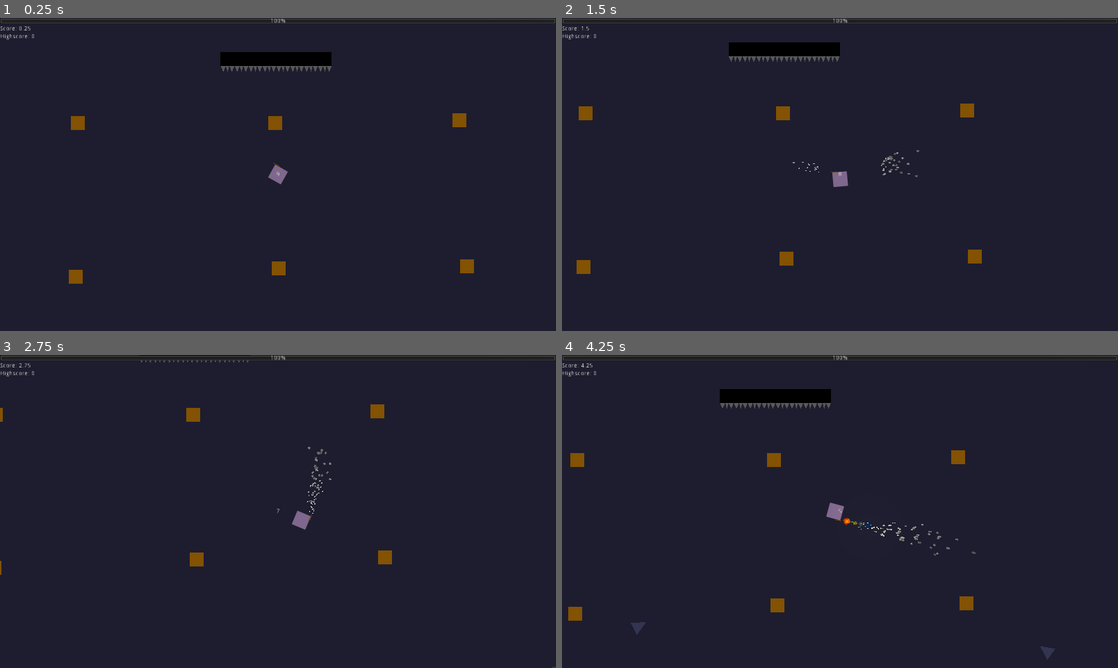
Above: before the commit, frames 1-4 (two rows, left to right).
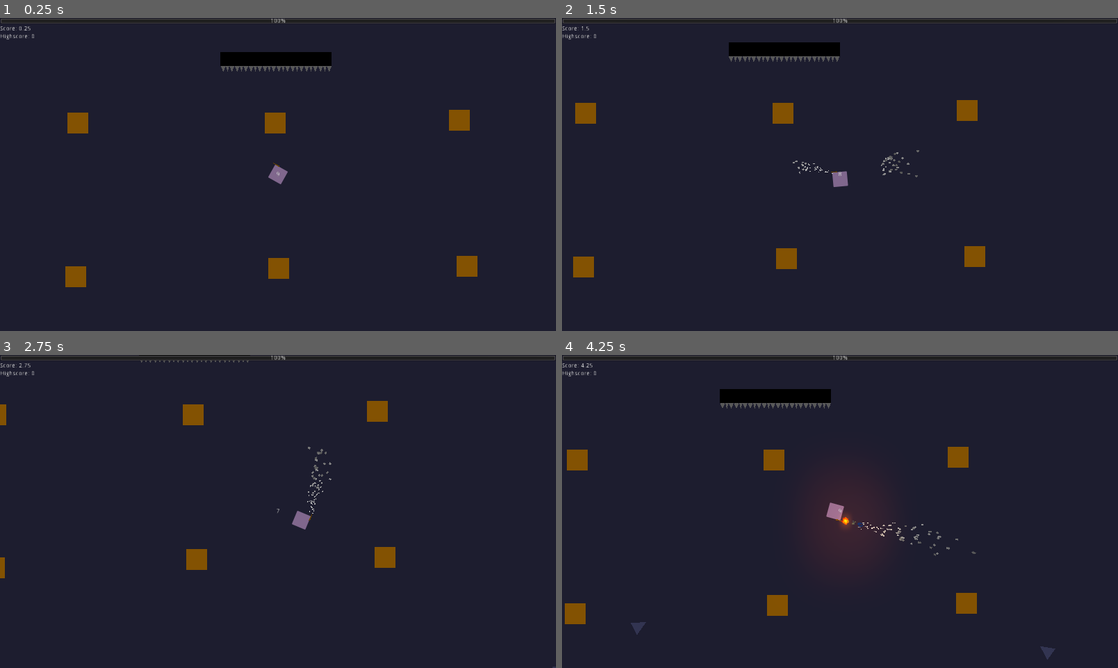
Above: after the commit, the same moments.

Repository: thx4nothing/LD51
Game: Godot game, scene res://core/Game.tscn
Two runs of this game, one before a commit and one after it. Both use one fixed random seed, a clock stepped at 60 frames per second and the inputs below. Before the commit the project starts from res://Game.tscn.
Inputs (mouse positions are in pixels of both pictures, inside the frame that each line leads up to):
- Up to frame 1 (0.25 s): no input
- Up to frame 2 (1.5 s): tap Enter at 0.5 s; move the mouse to (962, 158) at 0.52 s; press the mouse at (962, 158) at 0.53 s; hold D (move_right) 0.53-1.28 s; move the mouse to (728, 190) at 1.27 s; release the mouse at (728, 190) at 1.28 s; hold S (move_down) from 1.28 s (still down); click (728, 190) at 1.35 s
- Up to frame 3 (2.75 s): move the mouse to (333, 442) at 2.02 s; release S (move_down) at 2.03 s; press the mouse at (333, 442) at 2.03 s; hold D (move_right) from 2.03 s (still down)
- Up to frame 4 (4.25 s): move the mouse to (812, 574) at 2.77 s; release D (move_right) at 2.78 s; release the mouse at (812, 574) at 2.78 s; hold W (move_up) 2.78-3.53 s; click (812, 574) at 2.85 s; move the mouse to (1006, 558) at 3.52 s; press the mouse at (1006, 558) at 3.53 s; hold A (move_left) from 3.53 s (still down); tap Q (debug_change_mode) at 4.15 s

The runs differ from the first frame. In frame 1, 0.8% of the frame differs, in the area x 11-86%, y 29-86%; in frame 2, 0.9%; in frame 3, 0.7%; in frame 4, 2.1%, in the area x 0-75%, y 29-86%.

Commit message:
refactored code, player states, crate size, crate sliding, player spike interaction, player knockback

Diff:
--- a/characters/enemies/BaseEnemy.tscn
+++ b/characters/enemies/BaseEnemy.tscn
@@ -1,7 +1,7 @@
 [gd_scene load_steps=4 format=2]
 
 [ext_resource path="res://characters/enemies/enemy.gd" type="Script" id=1]
-[ext_resource path="res://characters/BloodParticles.tscn" type="PackedScene" id=2]
+[ext_resource path="res://effects/BloodParticles.tscn" type="PackedScene" id=2]
 
 [sub_resource type="OccluderPolygon2D" id=1]
 polygon = PoolVector2Array( 16, 0, -16, 16, -16, -16 )
@@ -27,6 +27,7 @@
 radius = 40.0
 neighbor_dist = 100.0
 time_horizon = 10.0
+max_speed = 100000.0
 
 [node name="NavTimer" type="Timer" parent="."]
 wait_time = 0.1
--- a/characters/enemies/enemy.gd
+++ b/characters/enemies/enemy.gd
@@ -44,8 +44,7 @@
 			#print("Collided with: ", collision.collider.name)
 			collision.collider.apply_central_impulse(-collision.normal * velocity.length())
 		if collision.collider == player:
-			player.hurt(damage)
-	pass
+			player.hurt(damage, self)
 
 func take_damage(dmg: float) -> void:
 	current_health -= dmg
--- a/characters/FireBall.tscn
+++ b/characters/player/FireBall.tscn
@@ -1,6 +1,6 @@
 [gd_scene load_steps=13 format=2]
 
-[ext_resource path="res://characters/fire_ball.gd" type="Script" id=1]
+[ext_resource path="res://characters/player/fire_ball.gd" type="Script" id=1]
 [ext_resource path="res://assets/light_mask.png" type="Texture" id=2]
 
 [sub_resource type="PhysicsMaterial" id=10]
--- a/characters/player/Player.tscn
+++ b/characters/player/Player.tscn
@@ -1,9 +1,12 @@
-[gd_scene load_steps=15 format=2]
+[gd_scene load_steps=18 format=2]
 
 [ext_resource path="res://characters/player/player.gd" type="Script" id=1]
 [ext_resource path="res://characters/player/health.tres" type="Resource" id=2]
-[ext_resource path="res://characters/BloodParticles.tscn" type="PackedScene" id=3]
+[ext_resource path="res://effects/BloodParticles.tscn" type="PackedScene" id=3]
 [ext_resource path="res://characters/player/score.tres" type="Resource" id=4]
+[ext_resource path="res://characters/player/states/fireball_state.gd" type="Script" id=5]
+[ext_resource path="res://characters/player/states/levitate_state.gd" type="Script" id=6]
+[ext_resource path="res://characters/player/states/shrink_state.gd" type="Script" id=7]
 
 [sub_resource type="Shader" id=6]
 code = "shader_type canvas_item;
@@ -201,5 +204,17 @@
 wait_time = 10.0
 autostart = true
 
+[node name="States" type="Node" parent="."]
+unique_name_in_owner = true
+
+[node name="FireBall" type="Node" parent="States"]
+script = ExtResource( 5 )
+
+[node name="Levitate" type="Node" parent="States"]
+script = ExtResource( 6 )
+
+[node name="Shrink" type="Node" parent="States"]
+script = ExtResource( 7 )
+
 [connection signal="timeout" from="BlinkTimer" to="." method="_on_BlinkTimer_timeout"]
 [connection signal="timeout" from="SpellTimer" to="." method="_on_SpellTimer_timeout"]
--- a/characters/fire_ball.gd
+++ b/characters/player/fire_ball.gd
@@ -41,7 +41,7 @@
 				bat.impact(linear_velocity)
 				_camera.shake(0.2, 250, linear_velocity.length() / weight)
 		explosion_particles.emitting = true
-		_life_timer.start(0.1)
+		_life_timer.start(0.3)
 	elif collider is Crate:
 		(collider as Crate).hit(self)
 
--- a/characters/player/player.gd
+++ b/characters/player/player.gd
@@ -1,101 +1,78 @@
 extends KinematicBody2D
 class_name Player
 
+export (Resource) var score
+
+# States
+onready var FireBallState = $States/FireBall
+onready var LevitateState = $States/Levitate
+onready var ShrinkState = $States/Shrink
+
+var state = null setget set_state
+func set_state(new_state):
+		if new_state == state: return
+		if state: state.exit(self)
+		if new_state:
+			state = new_state
+			state.enter(self)
+
+# movement
 var _velocity: Vector2 = Vector2.ZERO
 export var _acceleration: float = 10000 # p/s^2
 export var _max_speed: float = 300 # p/s
+var _knockback: Vector2 = Vector2.ZERO
 
-onready var bullet_res: = preload("res://characters/FireBall.tscn") as PackedScene
+# nodes
 onready var _shoot_point: Position2D = $Body/Wand/ShootPoint as Position2D
 onready var body: Polygon2D = $Body as Polygon2D
 onready var collision_body: CollisionPolygon2D = $CollisionBody as CollisionPolygon2D
-
-export var shoot_cooldown: float = 0.5
-var shoot_timer: float = 0.0
-
-onready var spell_timer: Timer = $SpellTimer as Timer
-signal spell_changed(new_spell)
-
-enum FireMode {
-	FireBalls,
-	Levitate
-}
 onready var levitate_ray: RayCast2D = $LevitateRay as RayCast2D
 onready var levitate_particles: Particles2D = $Body/Wand/LevitateParticles as Particles2D
-
-var current_fire_mode = FireMode.Levitate
-
-var levitating_object: LevitatingObject
-
-export (Resource) var health
-signal died
-
-export (Resource) var score
-
 onready var camera: PlayerCamera = get_tree().get_nodes_in_group("camera")[0] as PlayerCamera
-
 onready var blinkAnimPlayer: AnimationPlayer = $BlinkingPlayer as AnimationPlayer
 onready var blink_timer: Timer = $BlinkTimer as Timer
 onready var blood_particles: Particles2D = $BloodParticles as Particles2D
 
+# spell changer
+onready var spell_timer: Timer = $SpellTimer as Timer
+signal spell_changed(new_spell)
+
+# health state
+export (Resource) var health
+signal died
 var invincible: bool = false
 var dead: bool = false
 
 func _ready() -> void:
+	randomize()
 	health.reset()
 	health.connect("health_changed", self, "_health_changed")
+	_choose_random_spell()
 
 
 func _process(delta: float) -> void:
 	if dead: return
+	state.tick(self, delta)
 	score.get_points(delta)
 	if Input.is_action_just_pressed("debug_change_mode"):
-		current_fire_mode += 1
-		if current_fire_mode > FireMode.size() - 1:
-			current_fire_mode = 0
-	match current_fire_mode:
-		FireMode.FireBalls:
-			if Input.is_action_pressed("shoot") and shoot_timer == 0.0:
-				_fire_bullet()
-				shoot_timer += delta
-			elif shoot_timer > 0.0:
-				shoot_timer = (shoot_timer + delta) if shoot_timer < shoot_cooldown else 0
-		FireMode.Levitate:
-			if Input.is_action_pressed("shoot"):
-				levitate_particles.emitting = true
-				if not levitating_object and levitate_ray.is_colliding():
-					var crate: = levitate_ray.get_collider() as LevitatingObject
-					if crate:
-						levitating_object = crate
-						levitating_object.start_levitate(self)
-	if not Input.is_action_pressed("shoot") or current_fire_mode != FireMode.Levitate:
-		levitate_particles.emitting = false
-		if levitating_object:
-			levitating_object.stop_levitate()
-			levitating_object = null
+		_choose_random_spell()
 
 func _physics_process(delta: float) -> void:
 	if dead: return
+	state.physics_tick(self, delta)
 	var direction: = Vector2(Input.get_axis("move_left", "move_right"), Input.get_axis("move_up", "move_down")).normalized()
-	var _move_vector: Vector2 = _acceleration * direction * delta
+	var _move_vector: Vector2 = _acceleration * direction * delta + _knockback
+	if _knockback != Vector2.ZERO:
+		_knockback.x = move_toward(_knockback.x, 0, 100)
+		_knockback.y = move_toward(_knockback.y, 0, 100)
+		print(_move_vector)
 	_velocity = move_and_slide(_move_vector)
 	var _rotation: float = get_angle_to(get_global_mouse_position())
 	body.rotation = _rotation
 	collision_body.rotation = _rotation
-	#levitate_ray.position = _shoot_point.position
 	levitate_ray.rotation = _rotation - PI / 2
 
-func _fire_bullet() -> void:
-	var bullet := bullet_res.instance() as RigidBody2D
-	var angle: float = get_global_mouse_position().angle_to_point(_shoot_point.global_position)
-	print(angle)
-	bullet.rotation = angle
-	bullet.global_position = _shoot_point.global_position
-	var direction: = Vector2(cos(angle), sin(angle))
-	bullet.apply_central_impulse(direction * 1000)
-	get_parent().add_child(bullet)
-
-func hurt(amount) -> void:
+func hurt(amount, source) -> void:
 	if !invincible and not dead:
 		invincible = true
 		camera.shake(0.2, 250, amount)
@@ -104,6 +81,9 @@
 		blood_particles.one_shot = true
 		blood_particles.emitting = true
 		health.take_damage(amount)
+		var normals = source.global_position.direction_to(global_position)
+		print(normals)
+		_knockback += normals * 1000
 
 func _health_changed(value) -> void:
 	if value <= 0 and not dead:
@@ -111,17 +91,17 @@
 		dead = true
 		blood_particles.one_shot = false
 		blood_particles.emitting = true
-		#blood_particles.set_deferred("emitting", true)
-	pass
 
 func _on_BlinkTimer_timeout() -> void:
 	blinkAnimPlayer.play("End")
 	invincible = false
 
+func _on_SpellTimer_timeout() -> void:
+	_choose_random_spell()
 
-func _on_SpellTimer_timeout() -> void:
-	var prev_mode = current_fire_mode
-	while current_fire_mode == prev_mode:
-		current_fire_mode = randi() % FireMode.size()
-	emit_signal("spell_changed", current_fire_mode)
-	print("test")
+func _choose_random_spell() -> void:
+	var prev_state = state
+	var spell_count = $"%States".get_children().size()
+	while state == prev_state:
+		self.state = $"%States".get_children()[randi() % spell_count]
+	emit_signal("spell_changed", state)
--- /dev/null
+++ b/characters/player/states/base_state.gd
@@ -0,0 +1,14 @@
+extends Node
+class_name State
+
+func enter(_node: Player) -> void:
+	pass
+
+func exit(_node: Player) -> void:
+	pass
+
+func tick(_node: Player, _delta: float) -> void:
+	pass
+
+func physics_tick(_node: Player, _delta: float) -> void:
+	pass
--- /dev/null
+++ b/characters/player/states/fireball_state.gd
@@ -0,0 +1,31 @@
+extends State
+
+onready var bullet_res: = preload("res://characters/player/FireBall.tscn") as PackedScene
+
+export var shoot_cooldown: float = 0.5
+var shoot_timer: float = 0.0
+
+func enter(_player: Player) -> void:
+	shoot_timer = 0.0
+
+func exit(_player: Player) -> void:
+	pass
+
+func tick(player: Player, delta: float) -> void:
+	if Input.is_action_pressed("shoot") and shoot_timer == 0.0:
+		_fire_bullet(player)
+		shoot_timer += delta
+	elif shoot_timer > 0.0:
+		shoot_timer = (shoot_timer + delta) if shoot_timer < shoot_cooldown else 0
+
+func physics_tick(player: Player, _delta: float) -> void:
+	pass
+
+func _fire_bullet(player: Player) -> void:
+	var bullet := bullet_res.instance() as RigidBody2D
+	var angle: float = player.get_global_mouse_position().angle_to_point(player._shoot_point.global_position)
+	bullet.rotation = angle
+	bullet.global_position = player._shoot_point.global_position
+	var direction: = Vector2(cos(angle), sin(angle))
+	bullet.apply_central_impulse(direction * 1000)
+	player.get_parent().add_child(bullet)
--- /dev/null
+++ b/characters/player/states/levitate_state.gd
@@ -0,0 +1,28 @@
+extends State
+
+var levitating_object: LevitatingObject
+
+func enter(player: Player) -> void:
+	levitating_object = null
+	pass
+
+func exit(player: Player) -> void:
+	levitating_object = null
+	player.levitate_particles.emitting = false
+	pass
+
+func tick(player: Player, _delta: float) -> void:
+	if Input.is_action_pressed("shoot"):
+		player.levitate_particles.emitting = true
+		if not levitating_object and player.levitate_ray.is_colliding():
+			levitating_object = player.levitate_ray.get_collider() as LevitatingObject
+			if levitating_object:
+				levitating_object.start_levitate(player)
+	else:
+		if levitating_object:
+			levitating_object.stop_levitate()
+			levitating_object = null
+			player.levitate_particles.emitting = false
+
+func physics_tick(_player: Player, _delta: float) -> void:
+	pass
--- /dev/null
+++ b/characters/player/states/shrink_state.gd
@@ -0,0 +1,13 @@
+extends State
+
+func enter(_node: Player) -> void:
+	pass
+
+func exit(_node: Player) -> void:
+	pass
+
+func tick(_node: Player, _delta: float) -> void:
+	pass
+
+func physics_tick(_node: Player, _delta: float) -> void:
+	pass
--- a/Game.tscn
+++ b/core/Game.tscn
@@ -1,7 +1,7 @@
 [gd_scene load_steps=10 format=2]
 
-[ext_resource path="res://game.gd" type="Script" id=1]
-[ext_resource path="res://World.tscn" type="PackedScene" id=2]
+[ext_resource path="res://core/game.gd" type="Script" id=1]
+[ext_resource path="res://core/World.tscn" type="PackedScene" id=2]
 [ext_resource path="res://characters/player/high_score.tres" type="Resource" id=3]
 [ext_resource path="res://ui/spell_label.gd" type="Script" id=4]
 [ext_resource path="res://ui/wizard_theme.tres" type="Theme" id=5]
--- a/World.tscn
+++ b/core/World.tscn
@@ -2,7 +2,7 @@
 
 [ext_resource path="res://assets/background.png" type="Texture" id=1]
 [ext_resource path="res://characters/player/camera.gd" type="Script" id=3]
-[ext_resource path="res://world.gd" type="Script" id=4]
+[ext_resource path="res://core/world.gd" type="Script" id=4]
 [ext_resource path="res://objects/SpikeWall.tscn" type="PackedScene" id=8]
 [ext_resource path="res://objects/Crate.tscn" type="PackedScene" id=9]
 [ext_resource path="res://characters/player/Player.tscn" type="PackedScene" id=10]
--- a/game.gd
+++ b/core/game.gd
@@ -1,7 +1,4 @@
 extends Node
-
-onready var world: Node2D = $World
-var world_res = load("res://World.tscn")
 
 export (Resource) var high_score
 export (Resource) var player_score
@@ -14,10 +11,6 @@
 	player.connect("spell_changed", self, "_player_spell_changed")
 
 func _on_RestartButton_pressed() -> void:
-	#if world:
-	#	world.queue_free()
-	#world = world_res.instance()
-	#add_child(world)
 	if player_score.score > high_score.high_score:
 		high_score.high_score = player_score.score
 		$"%HiScoreLabel".text = "Highscore: " + str(high_score.high_score)
--- a/world.gd
+++ b/core/world.gd
@@ -69,13 +69,13 @@
 	var pos = enemy.global_position
 	var rot = enemy.global_rotation
 	var color = enemy.body.color
-	enemy.queue_free()
 	var lev_bat = lev_bat_res.instance()
 	lev_bat.global_position = pos
 	lev_bat.global_rotation = rot
-	ai_region.add_child(lev_bat)
-	lev_bat.body.color = color
 	lev_bat.default_color = color
+	ai_region.call_deferred("add_child", lev_bat)
+	#lev_bat.body.color = color
+	enemy.queue_free()
 
 	enemy_counter += 1
 	player_score.get_points(wave+1)
--- a/objects/Crate.tscn
+++ b/objects/Crate.tscn
@@ -4,16 +4,16 @@
 [ext_resource path="res://objects/LevitatingObject.tscn" type="PackedScene" id=2]
 
 [sub_resource type="OccluderPolygon2D" id=1]
-polygon = PoolVector2Array( 16, -16, -16, -16, -16, 16, 16, 16 )
+polygon = PoolVector2Array( 24, -24, -24, -24, -24, 24, 24, 24 )
 
 [node name="Crate" instance=ExtResource( 2 )]
 script = ExtResource( 1 )
 
 [node name="Body" parent="." index="0"]
-polygon = PoolVector2Array( 16, -16, -16, -16, -16, 16, 16, 16 )
+polygon = PoolVector2Array( 24, -24, -24, -24, -24, 24, 24, 24 )
 
 [node name="CollisionPolygon2D" parent="." index="1"]
-polygon = PoolVector2Array( 16, -16, -16, -16, -16, 16, 16, 16 )
+polygon = PoolVector2Array( 24, -24, -24, -24, -24, 24, 24, 24 )
 
 [node name="LightOccluder2D" parent="." index="4"]
 occluder = SubResource( 1 )
--- a/objects/LevitatingEnemy.tscn
+++ b/objects/LevitatingEnemy.tscn
@@ -1,7 +1,7 @@
 [gd_scene load_steps=4 format=2]
 
 [ext_resource path="res://objects/LevitatingObject.tscn" type="PackedScene" id=1]
-[ext_resource path="res://characters/BloodParticles.tscn" type="PackedScene" id=2]
+[ext_resource path="res://effects/BloodParticles.tscn" type="PackedScene" id=2]
 
 [sub_resource type="OccluderPolygon2D" id=1]
 polygon = PoolVector2Array( 16, 0, -16, 16, -16, -16 )
--- a/objects/LevitatingObject.tscn
+++ b/objects/LevitatingObject.tscn
@@ -1,6 +1,6 @@
 [gd_scene load_steps=3 format=2]
 
-[ext_resource path="res://objects/LevitateParticles.tscn" type="PackedScene" id=1]
+[ext_resource path="res://effects/LevitateParticles.tscn" type="PackedScene" id=1]
 [ext_resource path="res://objects/levitating_object.gd" type="Script" id=2]
 
 [node name="LevitatingObject" type="RigidBody2D"]
@@ -11,6 +11,8 @@
 contacts_reported = 4
 contact_monitor = true
 can_sleep = false
+linear_damp = 10.0
+angular_damp = 10.0
 script = ExtResource( 2 )
 
 [node name="Body" type="Polygon2D" parent="."]
--- a/objects/levitating_object.gd
+++ b/objects/levitating_object.gd
@@ -14,15 +14,17 @@
 export (int) var _max_uses: int = 5
 onready var _uses: int = _max_uses
 
-onready var default_color: Color = body.color
+var default_color: Color
 
 func _ready():
 	randomize()
+	if not default_color:
+		default_color = body.color
 	body.color = default_color.darkened(1 - (float(_uses) / float(_max_uses)))
 
 func explode():
 	stop_levitate()
-	collision_polygon_2d.call_deferred("disabled", true)
+	collision_polygon_2d.set_deferred("disabled", true)
 
 	var points = body.polygon
 	for _i in range(shard_count):
@@ -75,7 +77,7 @@
 	var bat: Bat = collider as Bat
 	if bat and player and bat.current_health > 0:
 		bat.take_damage(linear_velocity.length() / weight)
-		bat.impact(linear_velocity * 2)
+		bat.impact(linear_velocity)
 		camera.shake(0.2, 250, linear_velocity.length() / weight)
 		_uses -= 1
 		if _uses <= 0:
--- a/objects/spike_wall.gd
+++ b/objects/spike_wall.gd
@@ -17,9 +17,9 @@
 
 
 func _on_SpikesArea_body_entered(body: Node) -> void:
-	print(body)
 	var bat := body as Bat
 	if bat:
 		bat.take_damage(damage)
-
-	pass # Replace with function body.
+	var player := body as Player
+	if player:
+		player.hurt(damage / 10, self)
--- a/project.godot
+++ b/project.godot
@@ -27,12 +27,12 @@
 "base": "RigidBody2D",
 "class": "FireBall",
 "language": "GDScript",
-"path": "res://characters/fire_ball.gd"
+"path": "res://characters/player/fire_ball.gd"
 }, {
 "base": "Node2D",
 "class": "GameWorld",
 "language": "GDScript",
-"path": "res://world.gd"
+"path": "res://core/world.gd"
 }, {
 "base": "Resource",
 "class": "HighScore",
@@ -63,6 +63,11 @@
 "class": "PlayerScore",
 "language": "GDScript",
 "path": "res://characters/player/score.gd"
+}, {
+"base": "Node",
+"class": "State",
+"language": "GDScript",
+"path": "res://characters/player/states/base_state.gd"
 } ]
 _global_script_class_icons={
 "Bat": "",
@@ -75,13 +80,14 @@
 "Player": "",
 "PlayerCamera": "",
 "PlayerHealth": "",
-"PlayerScore": ""
+"PlayerScore": "",
+"State": ""
 }
 
 [application]
 
 config/name="LD51"
-run/main_scene="res://Game.tscn"
+run/main_scene="res://core/Game.tscn"
 config/icon="res://icon.png"
 
 [display]
Not shown: 1 places in characters/player/Player.tscn that only renumber resources
Renamed: characters/BloodParticles.tscn -> effects/BloodParticles.tscn
Renamed: objects/LevitateParticles.tscn -> effects/LevitateParticles.tscn
